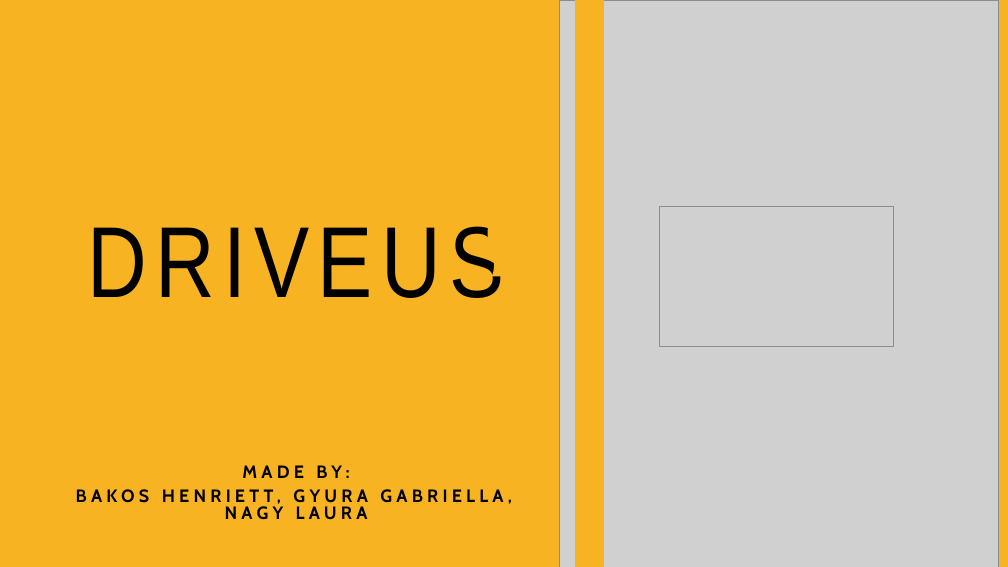
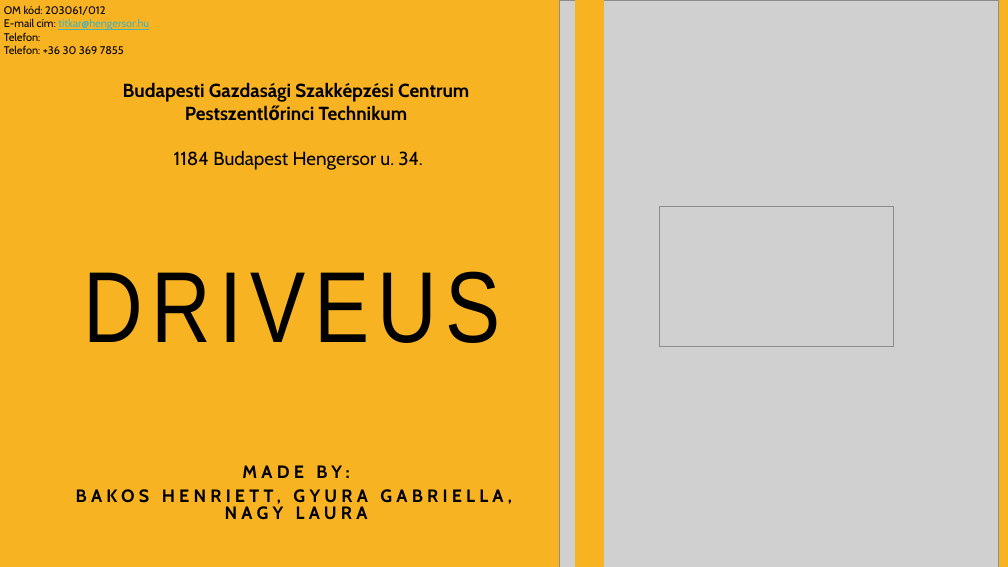
Before and after one commit to NagLau/DriveUs, a slide deck: slide 2 of egyeb/DriveUs.pptx. Drawn at 1008x567 pixels with LibreOffice and Linux fonts; fonts in the diff are those of the drawing; grey boxes stand for pictures. Boxes give left, top, right and bottom in pixels: in the first picture for what was removed or moved away, otherwise in the second. Text is boxed around its words. In the diff, an @@ line names an element or a change of style, - is before the commit and + after.

Commit message:
PPT 10:35

```diff
--- a/egyeb/DriveUs.pptx
+++ b/egyeb/DriveUs.pptx
@@ text added at (4, 5, 149, 54), 10.5 pt, text #000000 @@
+OM kód: 203061/012
+E-mail cím: titkar@hengersor.hu
+Telefon:
+Telefon: +36 30 369 7855
@@ text added at (123, 82, 469, 170), 18 pt, text #000000, bold @@
+Budapesti Gazdasági Szakképzési Centrum Pestszentlőrinci Technikum
+1184 Budapest Hengersor u. 34.
@@ title "DRIVEUS": place and size @@
-title "DRIVEUS" at (87, 226, 504, 298)
+title "DRIVEUS" at (84, 271, 501, 343)
```
Also in this commit, not shown: 5 slides added, 1 slide removed, 1 other file.
